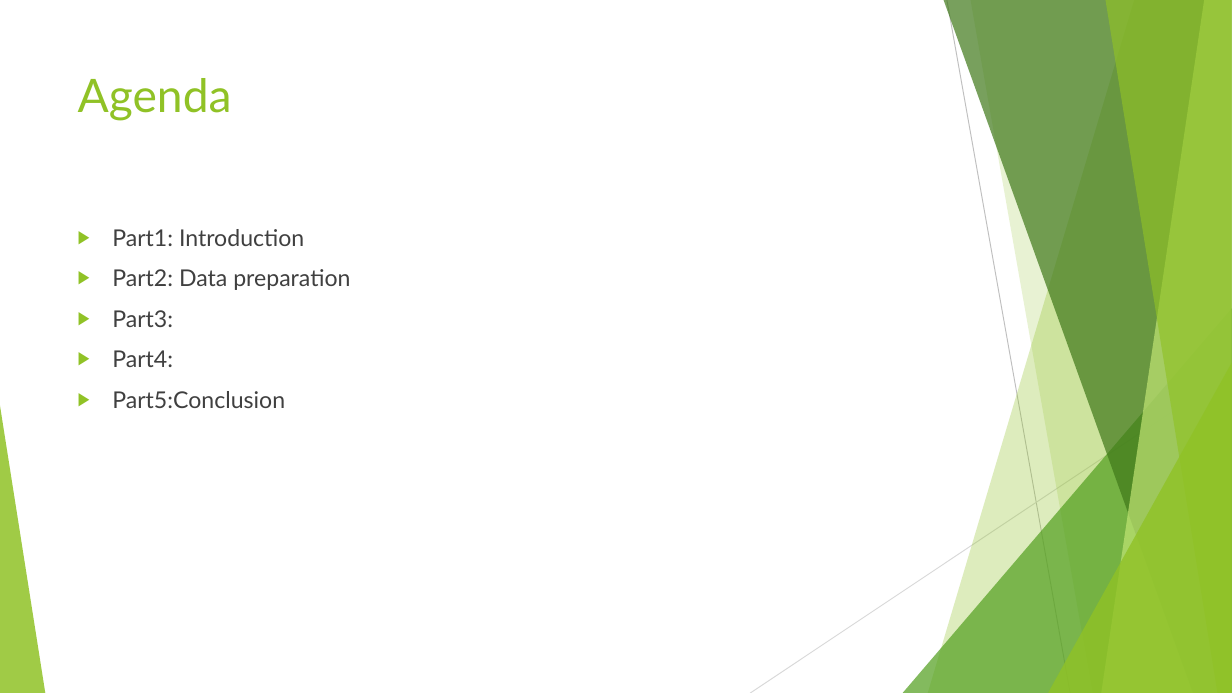
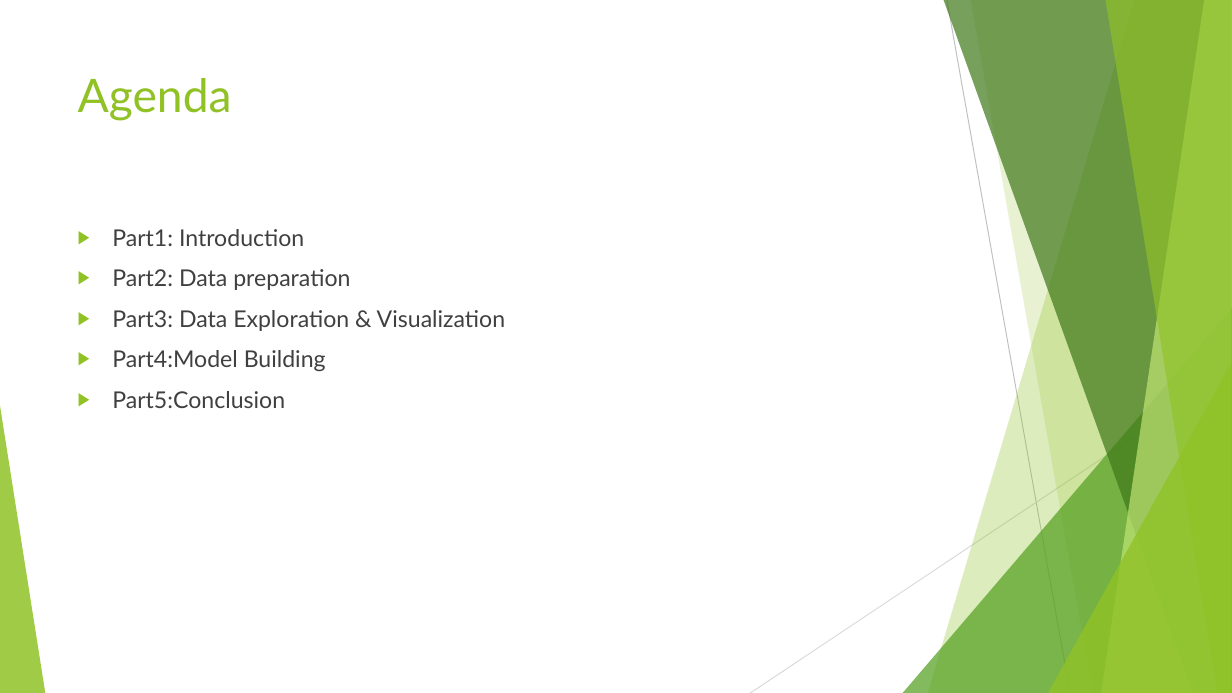
Before and after one commit to datadrivenproject/Sentimental-Analysis, a slide deck: slide 2 of Claritin Sentiment Analysis.pptx. Drawn at 1232x693 pixels with LibreOffice and Linux fonts; fonts in the diff are those of the drawing. Boxes give left, top, right and bottom in pixels: in the first picture for what was removed or moved away, otherwise in the second. Text is boxed around its words. In the diff, an @@ line names an element or a change of style, - is before the commit and + after.

```diff
--- a/Claritin Sentiment Analysis.pptx
+++ b/Claritin Sentiment Analysis.pptx
@@ text at (112,310,505,371): text changed @@
-▶ Part3:
-▶ Part4:
+▶ Part3: Data Exploration & Visualization
+▶ Part4:Model Building
```
Also in this commit, not shown: 2 other slides changed, 2 slides added.
